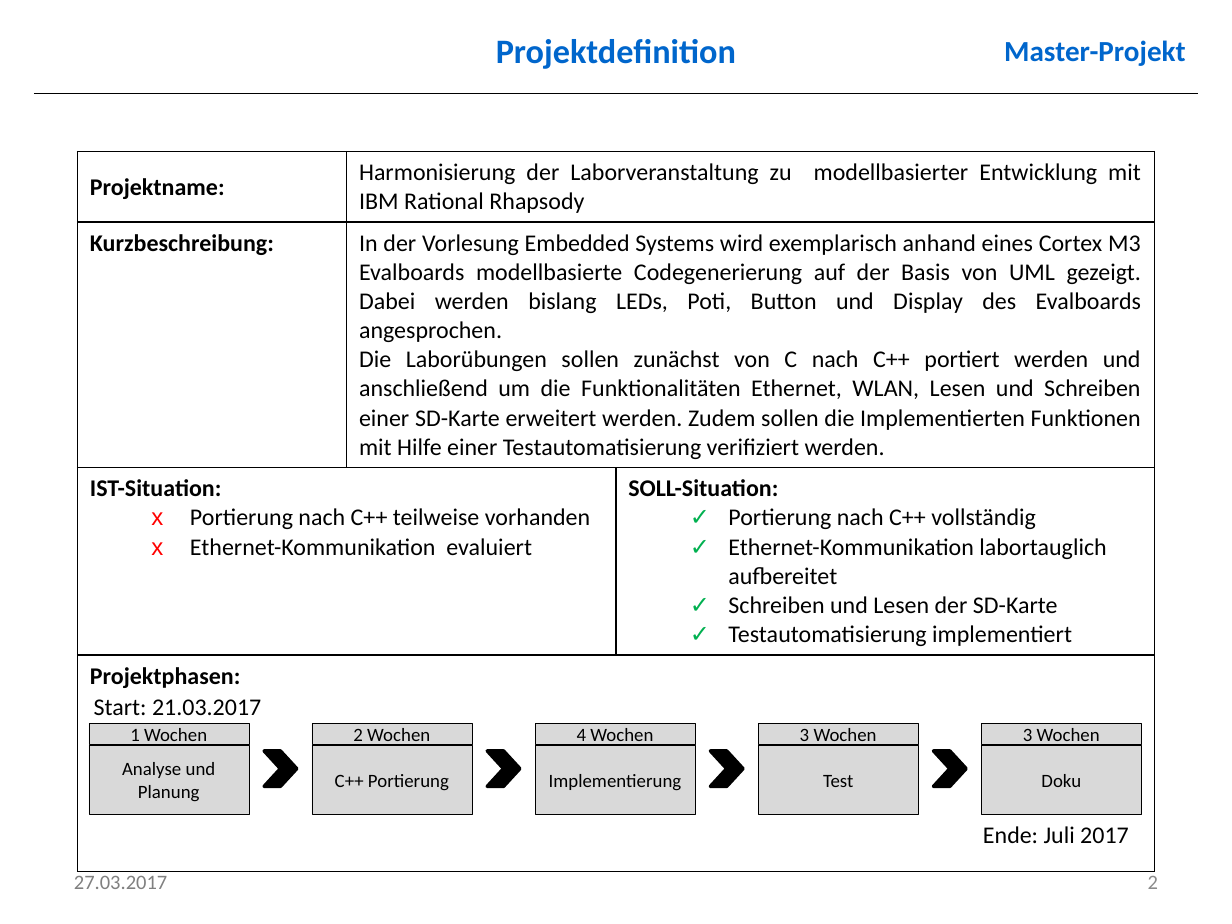
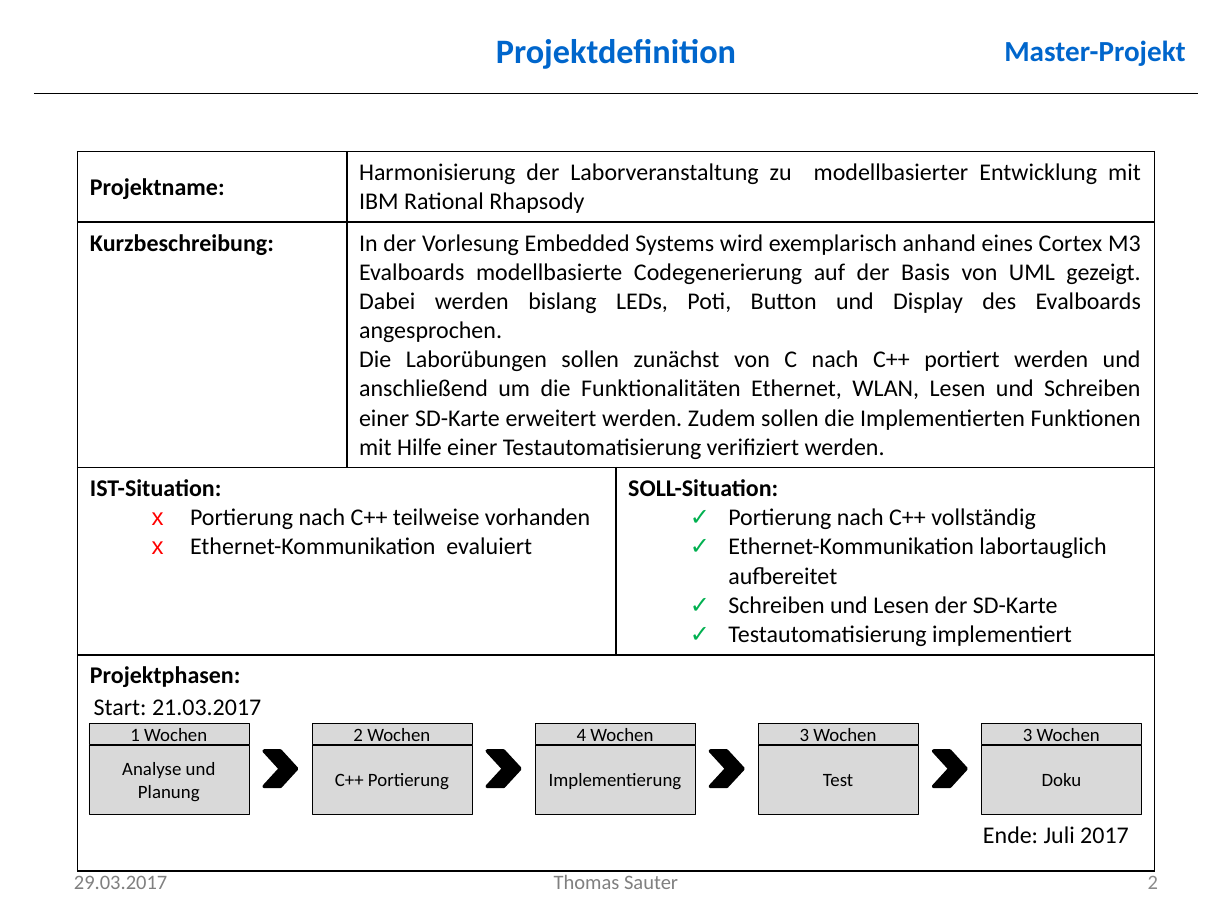
Before and after one commit to ThSauter/repo, a slide deck: slide 2 of Planning/Planning.pptx. Drawn at 1232x924 pixels with LibreOffice and Linux fonts; fonts in the diff are those of the drawing; background and template pictures are left out. Boxes give left, top, right and bottom in pixels: in the first picture for what was removed or moved away, otherwise in the second. Text is boxed around its words. In the diff, an @@ line names an element or a change of style, - is before the commit and + after.

```diff
--- a/Planning/Planning.pptx
+++ b/Planning/Planning.pptx
@@ text at box(74, 876, 167, 889): text changed @@
-27.03.2017
+29.03.2017
@@ text added at box(554, 875, 678, 889), 12 pt, text #808080 @@
+Thomas Sauter
```
Also in this commit, not shown: 6 other slides changed, 1 other file.
